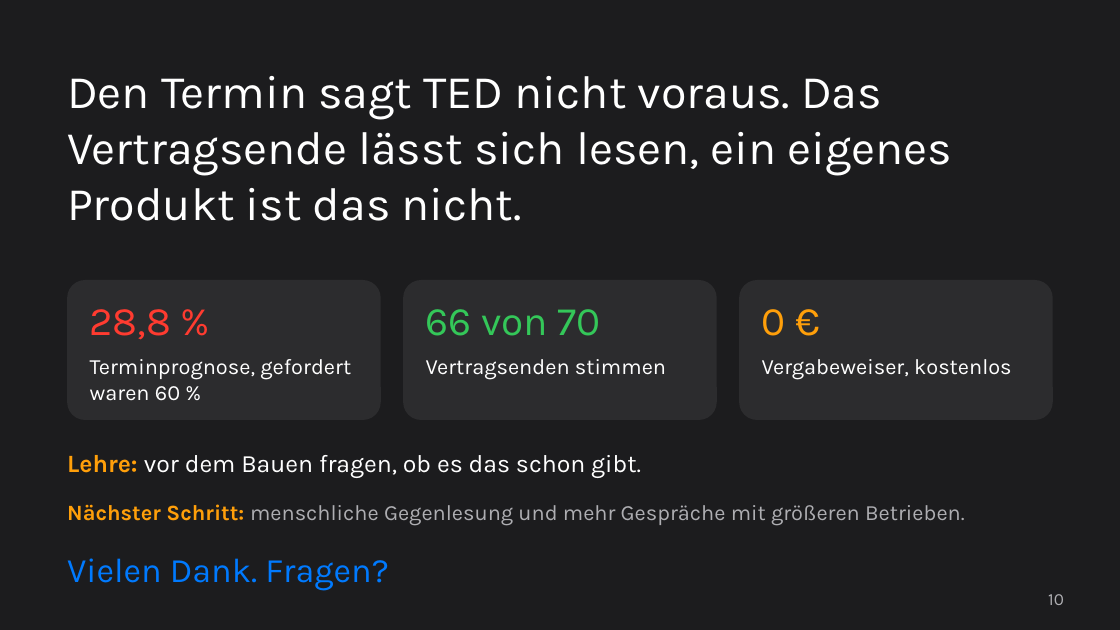
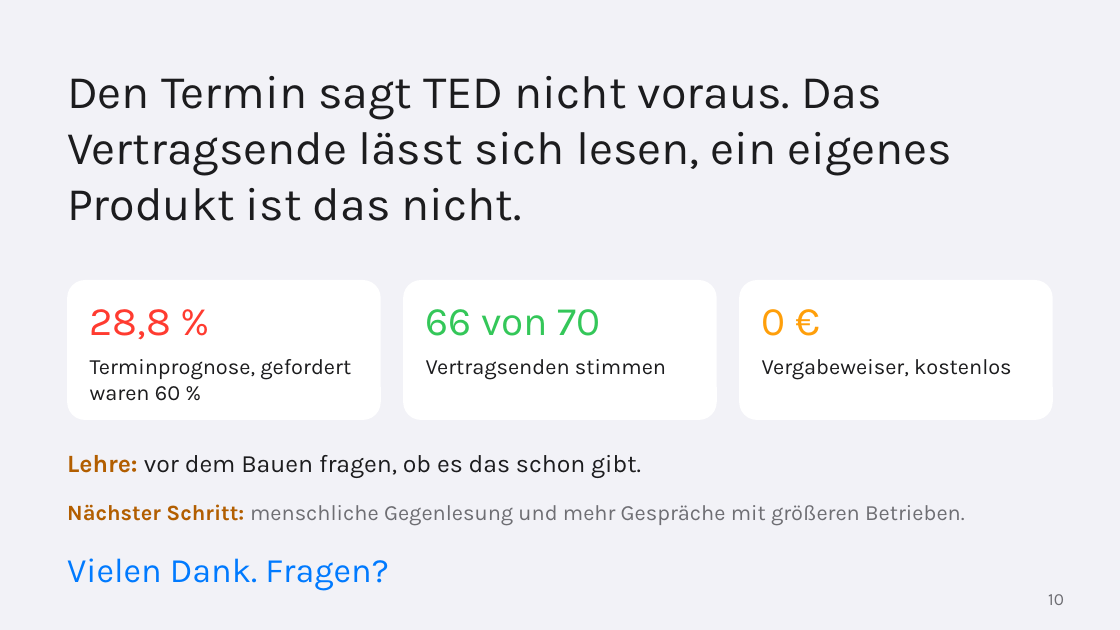
Before and after one commit to ludwigrichthammer9-web/vergabe_radar, a slide deck: slide 10 of docs/vortrag/vortrag_vergabe_radar.pptx. Drawn at 1120x630 pixels with LibreOffice and Linux fonts; fonts in the diff are those of the drawing. Boxes give left, top, right and bottom in pixels: in the first picture for what was removed or moved away, otherwise in the second. Text is boxed around its words. In the diff, an @@ line names an element or a change of style, - is before the commit and + after.

```diff
--- a/docs/vortrag/vortrag_vergabe_radar.pptx
+++ b/docs/vortrag/vortrag_vergabe_radar.pptx
@@ background #1C1C1E to #F2F2F7 @@
@@ fill #2C2C2E to #FFFFFF in 3 elements at (67,280,381,420), (403,280,717,420), (739,280,1053,420) @@
@@ text colour #FFFFFF to #1C1C1E in 4 elements at (67,76,953,221), (90,359,351,401), (426,359,666,380), (762,359,1012,380) @@
@@ text "Lehre: vor dem Bauen fragen, ..." at (67,455,641,478): text colour #FF9F0A to #B25E00 in "Lehre:"; text colour #FFFFFF to #1C1C1E in "vor dem Bauen fragen, ob es das ..." @@
@@ text "Nächster Schritt: menschliche Gegenlesung und ..." at (67,504,965,526): text colour #FF9F0A to #B25E00 in "Nächster Schritt:"; text colour #AEAEB2 to #6E6E73 in "menschliche Gegenlesung und mehr Gespräche mit größeren ..." @@
@@ text "10" at (1048,594,1064,605): text colour #AEAEB2 to #6E6E73 @@
```
Also in this commit, not shown: 1 other slide changed, 1 other file.
